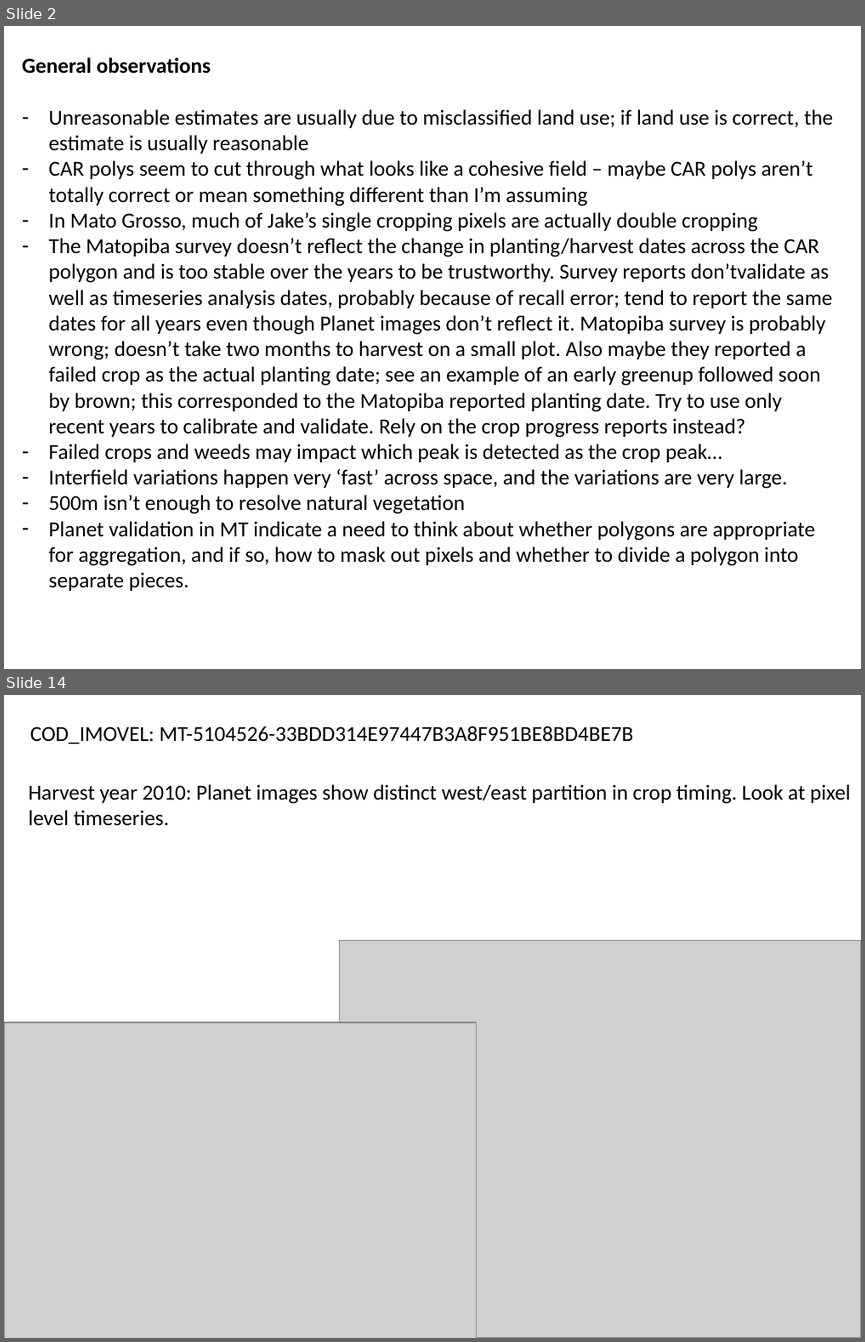
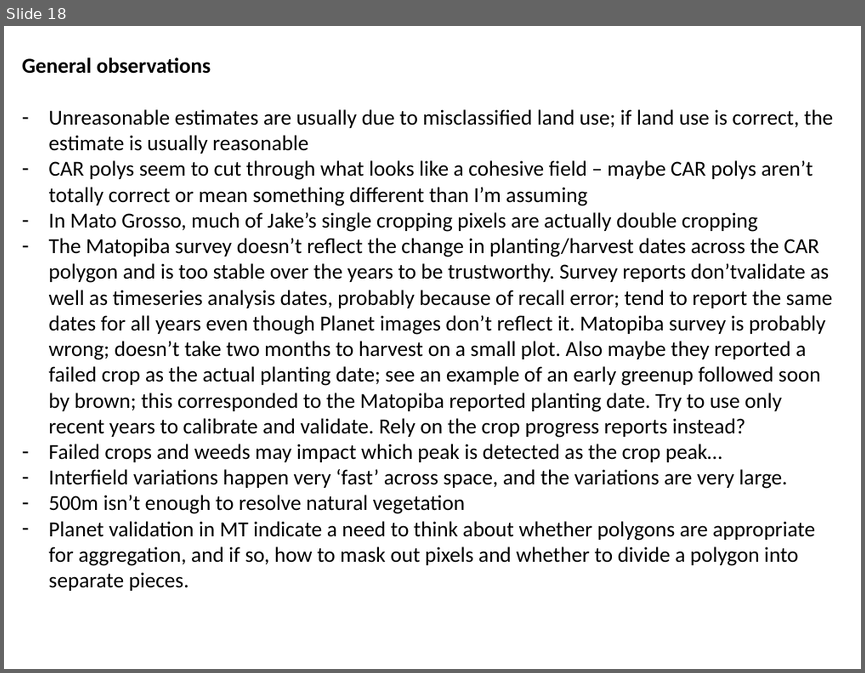
Before and after one commit to minghui-zhang/Meeting, a slide deck: January 4 2018.pptx. Shown one above the other, each under a label of ours: slides 2 and 14 before the commit, slide 18 after it; the slides between them are not shown. The pictures are 865x1342 and 865x673 pixels, drawn with LibreOffice and Linux fonts; fonts in the diff are those of the drawing; grey boxes stand for pictures. Boxes give left, top, right and bottom in pixels: in the first picture for what was removed or moved away, otherwise in the second. Text is boxed around its words. In the diff, an @@ line names an element or a change of style, - is before the commit and + after.

```diff
--- a/January 4 2018.pptx
+++ b/January 4 2018.pptx
@@ slide 14 removed at [4, 695, 861, 1338], background #FFFFFF @@
@@ text removed at [30, 726, 634, 744] @@
-COD_IMOVEL: MT-5104526-33BDD314E97447B3A8F951BE8BD4BE7B
@@ text removed at [29, 784, 851, 826] @@
-Harvest year 2010: Planet images show distinct west/east partition in crop timing. Look at pixel level timeseries.
@@ picture removed at [339, 940, 861, 1338] @@
@@ picture removed at [4, 1022, 476, 1338] @@
@@ what was slide 2 is now slide 18 @@
```
Also in this commit, not shown: 14 slides changed, 4 slides added, 1 other slide removed.
